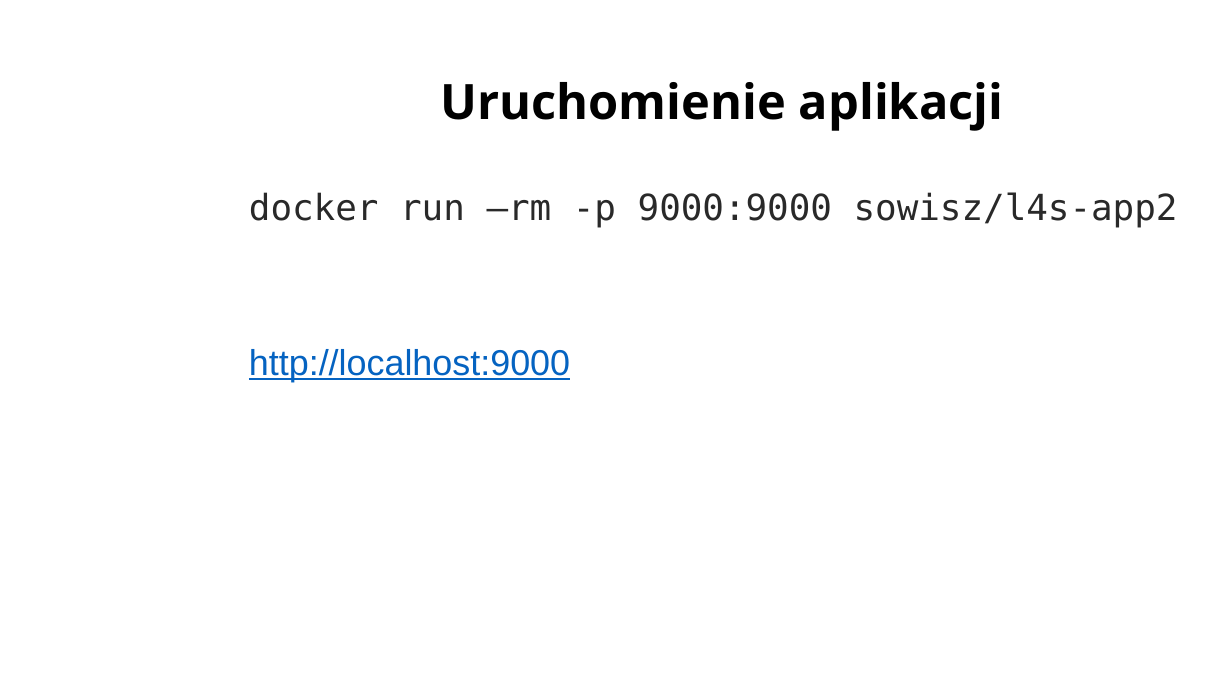
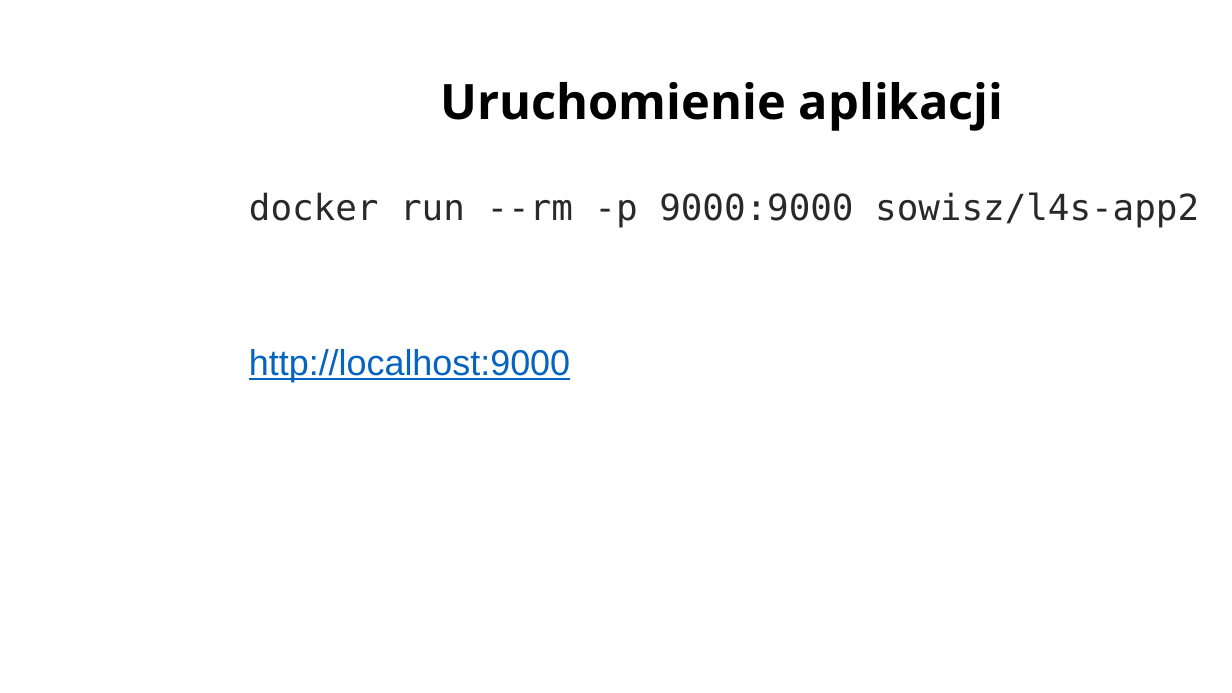
Before and after one commit to sowa-gregory/log4shell, a slide deck: slide 18 of log4shell_admindays.pptx. Drawn at 1232x693 pixels with LibreOffice and Linux fonts; fonts in the diff are those of the drawing; background and template pictures are left out. Boxes give left, top, right and bottom in pixels: in the first picture for what was removed or moved away, otherwise in the second. Text is boxed around its words. In the diff, an @@ line names an element or a change of style, - is before the commit and + after.

```diff
--- a/log4shell_admindays.pptx
+++ b/log4shell_admindays.pptx
@@ text at bbox=[249, 192, 1199, 228]: text changed @@
-docker run –rm -p 9000:9000 sowisz/l4s-app2
+docker run --rm -p 9000:9000 sowisz/l4s-app2
```
Also in this commit, not shown: 7 other slides changed, 2 slides added, 3 slides removed, 3 other files.
